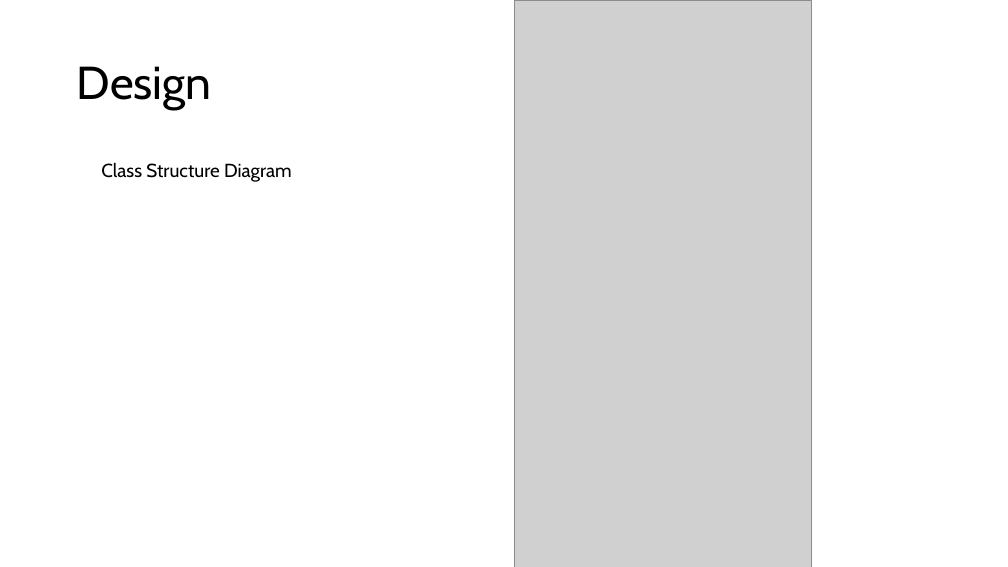
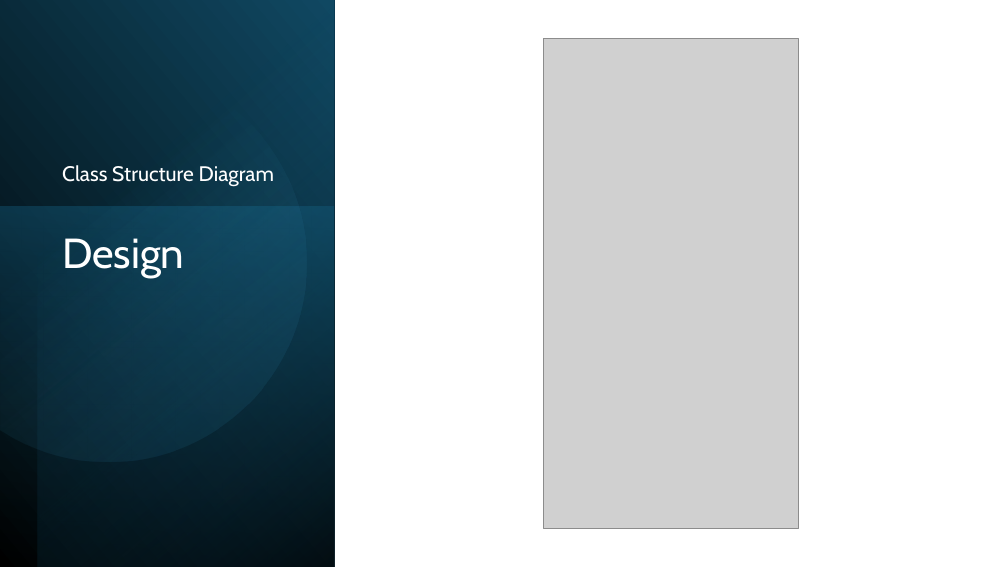
Before and after one commit to timsweeney7/enpm611-project-app, a slide deck: slide 6 of presentation/Presentation1.pptx (slide 5 before the commit). Drawn at 1008x567 pixels with LibreOffice and Linux fonts; fonts in the diff are those of the drawing; grey boxes stand for pictures. Boxes give left, top, right and bottom in pixels: in the first picture for what was removed or moved away, otherwise in the second. Text is boxed around its words. In the diff, an @@ line names an element or a change of style, - is before the commit and + after.

```diff
--- a/presentation/Presentation1.pptx
+++ b/presentation/Presentation1.pptx
@@ rectangle added at (x1=0, y1=0, x2=334, y2=567), fill gradient #000000 to #104862 @@
@@ rectangle added at (x1=38, y1=0, x2=334, y2=567), fill gradient #000000 to #156082 @@
@@ freeform shape added at (x1=0, y1=39, x2=342, y2=497), fill gradient #46B1E1 to #104862 @@
@@ picture resized from (x1=515, y1=0, x2=811, y2=567) to (x1=543, y1=39, x2=799, y2=529) @@
@@ text "Class Structure Diagram" moved from (x1=101, y1=162, x2=292, y2=182) to (x1=62, y1=165, x2=274, y2=187) @@
@@ text "Class Structure Diagram" at (x1=62, y1=165, x2=274, y2=187): size 18 to 20 pt, text colour #000000 to #FFFFFF; line spacing 1 to 0.9; more space between paragraphs; vertical alignment top to bottom @@
@@ rectangle added at (x1=0, y1=207, x2=334, y2=567), fill gradient #156082 to #0B3041 @@
@@ title "Design" moved from (x1=77, y1=66, x2=212, y2=110) to (x1=62, y1=238, x2=184, y2=278) @@
@@ title "Design" at (x1=62, y1=238, x2=184, y2=278): size 44 to 40 pt, text colour #000000 to #FFFFFF; vertical alignment middle to top @@
```
Also in this commit, not shown: 9 other slides changed, 6 slides added, 1 slide removed.
